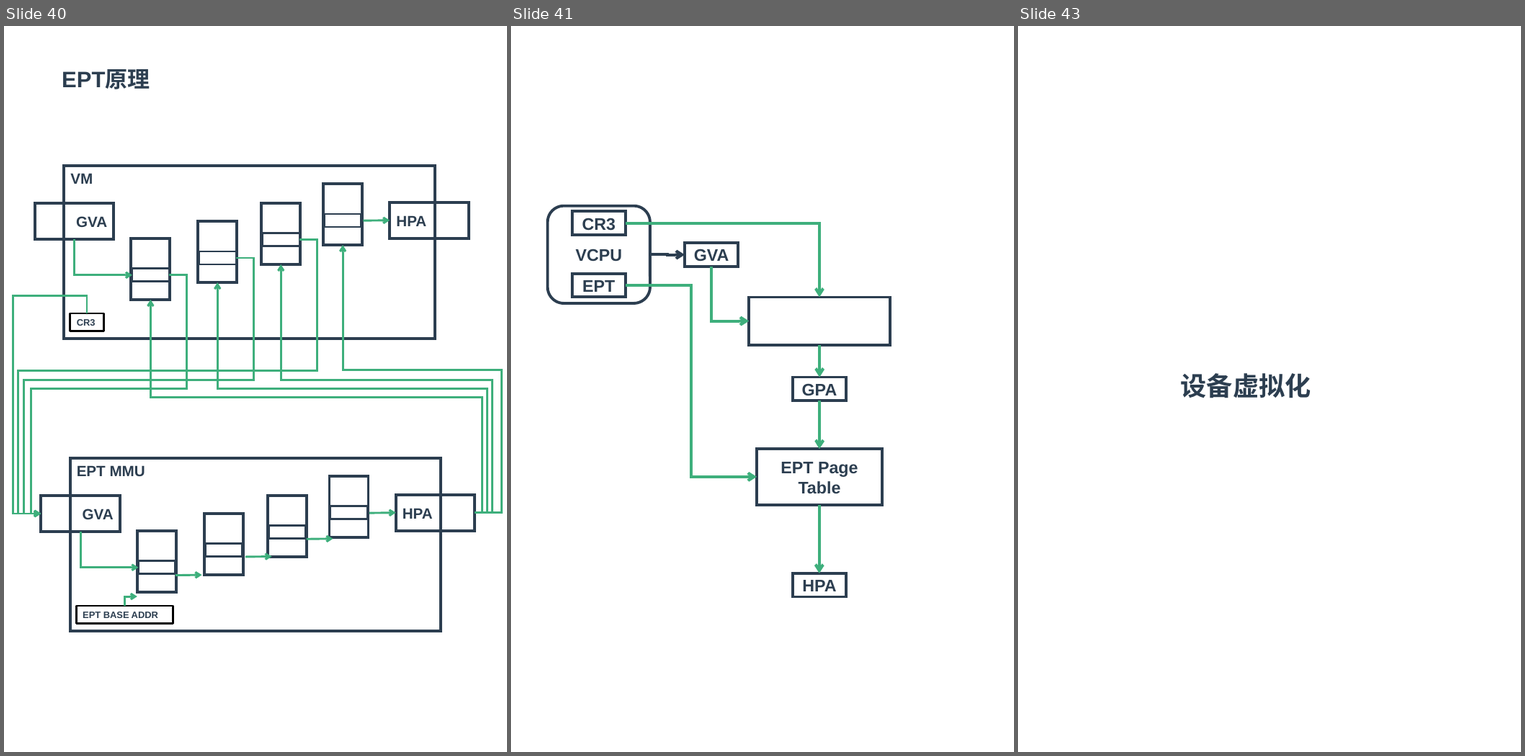
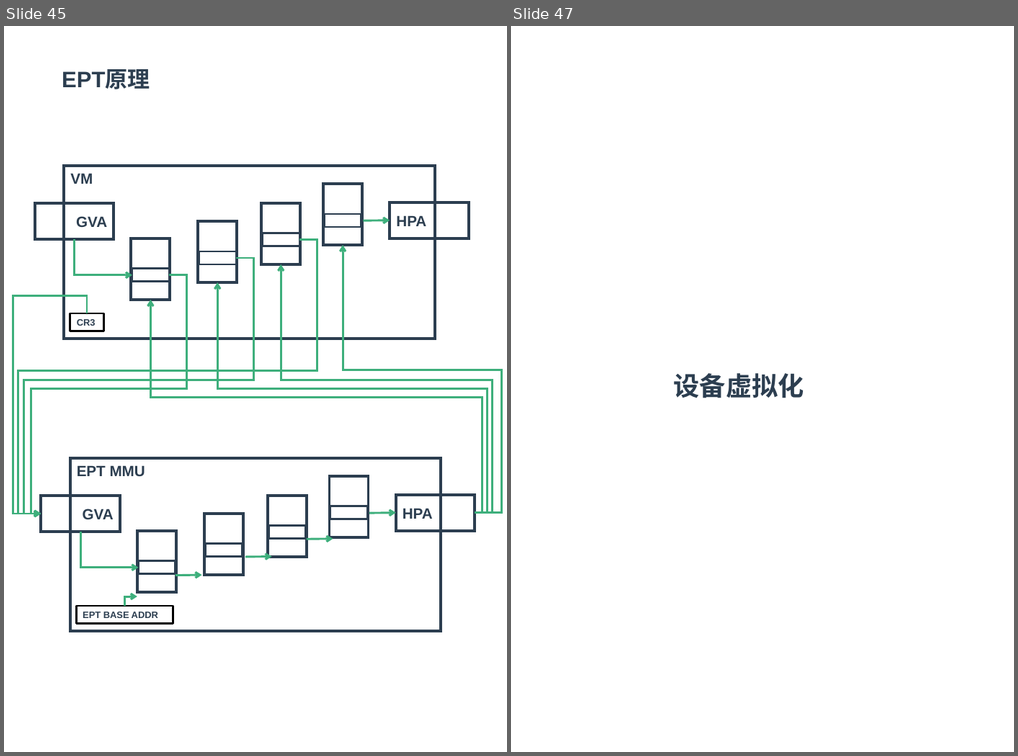
Before and after one commit to zaiqiang-dong/zaiqiang, a slide deck: picture/ppt/vitrualization/vitrualization.pptx. Shown side by side, each under a label of ours: slides 40, 41 and 43 before the commit, slides 45 and 47 after it; the slides between them are not shown. The pictures are 1525x756 and 1018x756 pixels, drawn with LibreOffice and Linux fonts; fonts in the diff are those of the drawing. Boxes give left, top, right and bottom in pixels: in the first picture for what was removed or moved away, otherwise in the second. Text is boxed around its words. In the diff, an @@ line names an element or a change of style, - is before the commit and + after.

```diff
--- a/picture/ppt/vitrualization/vitrualization.pptx
+++ b/picture/ppt/vitrualization/vitrualization.pptx
@@ slide 41 removed at (511,26,1014,752), background #FFFFFF @@
@@ rounded rectangle removed at (548,205,651,302) @@
-VCPU
@@ rectangle removed at (572,212,625,235) @@
-CR3
@@ elbow arrow removed from (625, 223) to (819, 297) @@
@@ elbow arrow removed from (650, 254) to (685, 254) @@
@@ rectangle removed at (685,243,738,266) @@
-GVA
@@ rectangle removed at (572,273,625,297) @@
-EPT
@@ elbow arrow removed from (711, 266) to (749, 320) @@
@@ elbow arrow removed from (625, 285) to (757, 476) @@
@@ rectangle removed at (749,297,890,345) @@
@@ elbow arrow removed from (819, 345) to (819, 377) @@
@@ rectangle removed at (793,377,846,400) @@
-GPA
@@ elbow arrow removed from (819, 400) to (819, 449) @@
@@ rectangle removed at (757,449,882,504) @@
-EPT Page Table
@@ elbow arrow removed from (819, 504) to (819, 572) @@
@@ rectangle removed at (793,572,846,596) @@
-HPA
@@ what was slide 40 is now slide 45 @@
@@ what was slide 43 is now slide 47 @@
```
Also in this commit, not shown: 2 slides changed, 10 slides added, 2 other slides removed, 11 other files.
